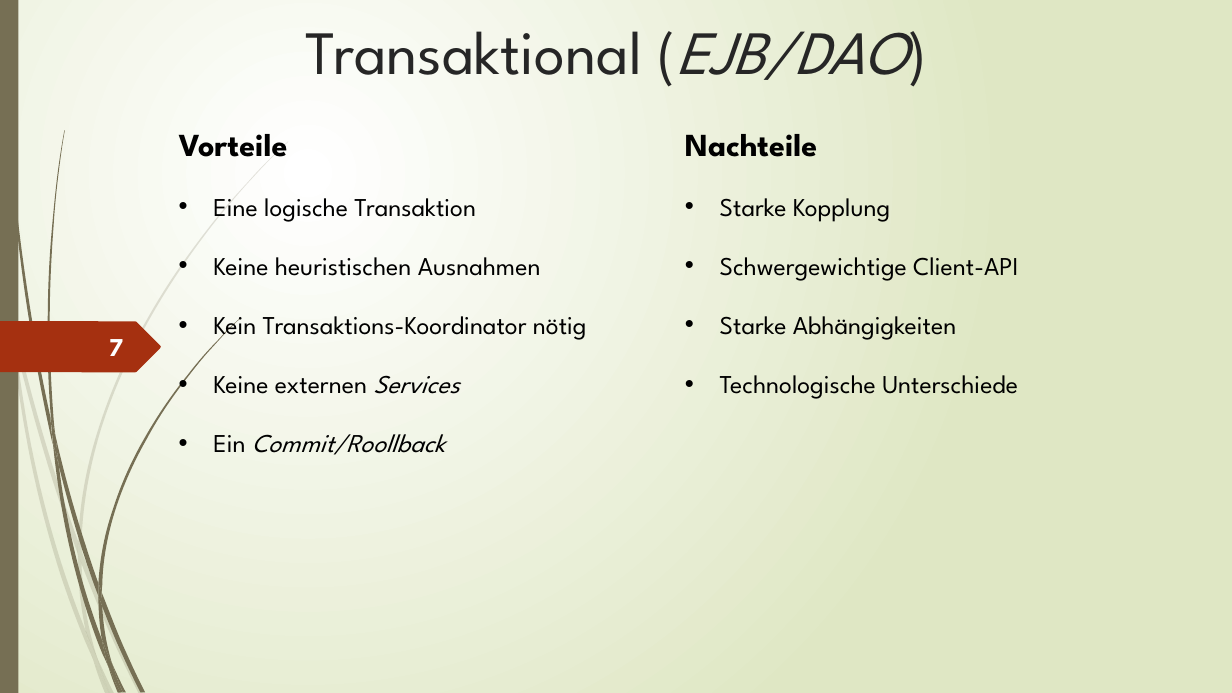
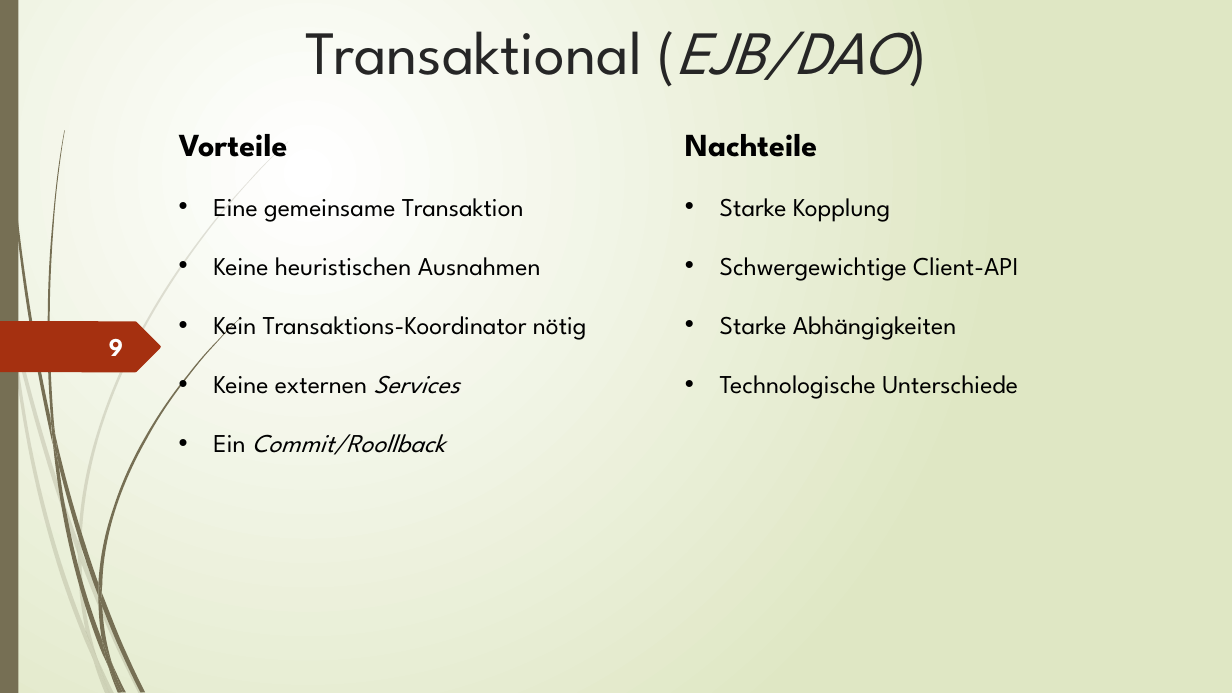
Before and after one commit to cchet/mail-service, a slide deck: slide 9 of doc/Präsentationen/Herzog_Thomas_Päsentation_part_Bachelorprüfung.pptx (slide 7 before the commit). Drawn at 1232x693 pixels with LibreOffice and Linux fonts; fonts in the diff are those of the drawing. Boxes give left, top, right and bottom in pixels: in the first picture for what was removed or moved away, otherwise in the second. Text is boxed around its words. In the diff, an @@ line names an element or a change of style, - is before the commit and + after.

```diff
--- a/doc/Präsentationen/Herzog_Thomas_Päsentation_part_Bachelorprüfung.pptx
+++ b/doc/Präsentationen/Herzog_Thomas_Päsentation_part_Bachelorprüfung.pptx
@@ text at [213,198,524,222]: text changed @@
-• Eine logische Transaktion
+• Eine gemeinsame Transaktion
@@ page number at [109,338,123,356]: text changed @@
-7
+9
```
Also in this commit, not shown: 4 other slides changed, 2 slides added, 2 slides removed, 1 other file.
